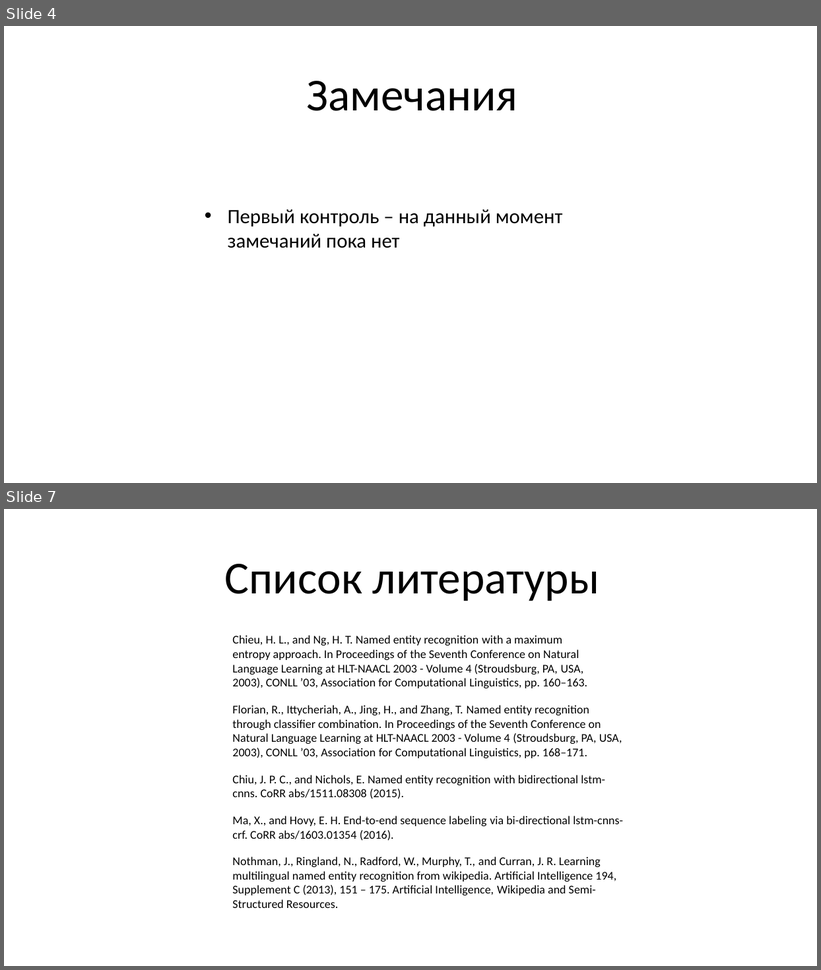
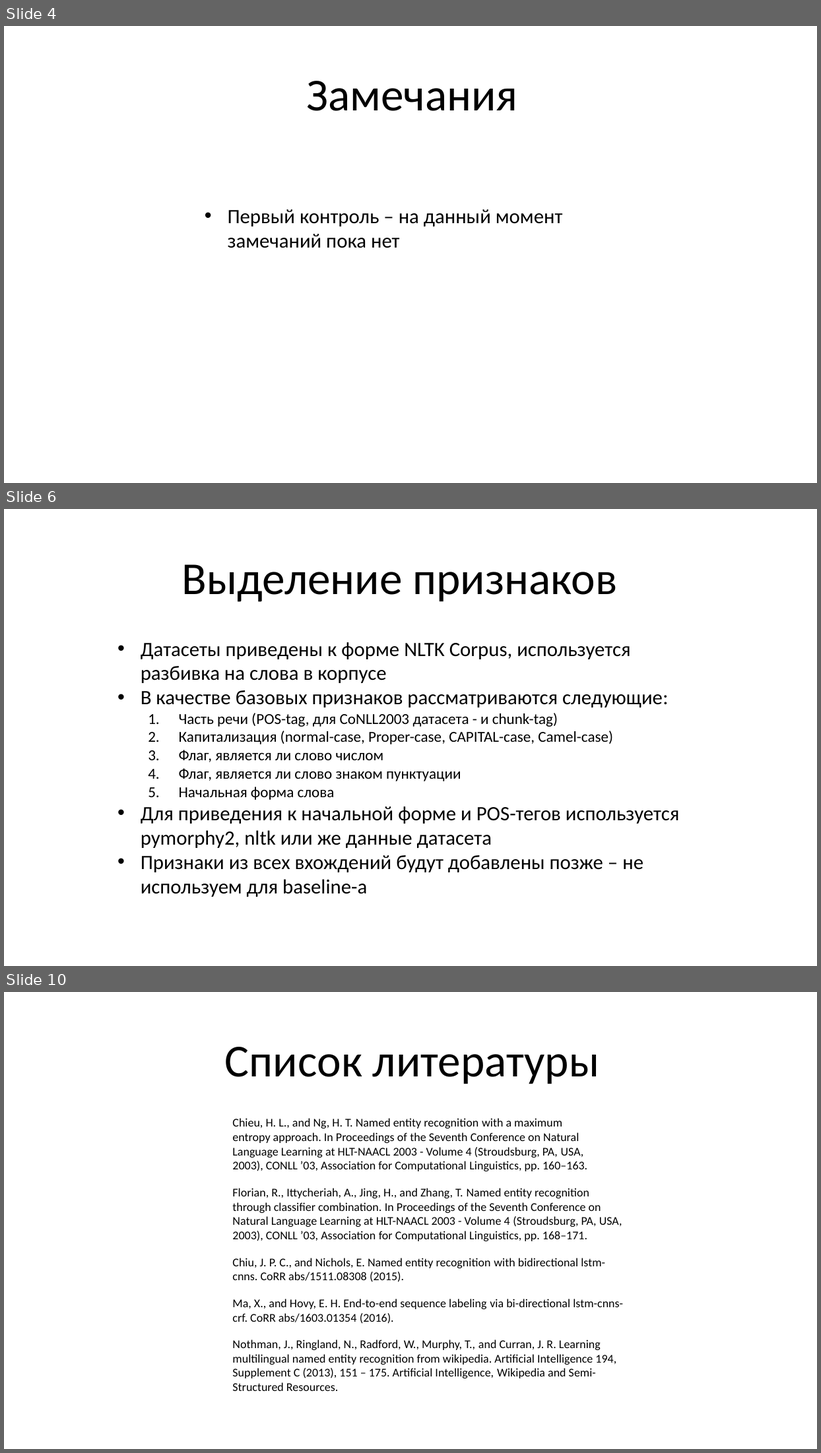
Before and after one commit to lazuka13/named_entity_recognition, a slide deck: control/First Control.pptx. Shown one above the other, each under a label of ours: slides 4 and 7 before the commit, slides 4, 6 and 10 after it; the slides between them are not shown. The pictures are 821x970 and 821x1453 pixels, drawn with LibreOffice and Linux fonts; fonts in the diff are those of the drawing. Boxes give left, top, right and bottom in pixels: in the first picture for what was removed or moved away, otherwise in the second. Text is boxed around its words. In the diff, an @@ line names an element or a change of style, - is before the commit and + after.

Commit message:
Added article text, some code changes, BSNLP baseline

```diff
--- a/control/First Control.pptx
+++ b/control/First Control.pptx
@@ slide 6 added at (x1=4, y1=509, x2=817, y2=966), background #FFFFFF @@
@@ text added at (x1=182, y1=564, x2=617, y2=602), 54 pt, text #000000 @@
+Выделение признаков
@@ text added at (x1=141, y1=642, x2=679, y2=897), 24 pt, text #000000 @@
+• Датасеты приведены к форме NLTK Corpus, используется разбивка на слова в корпусе
+• В качестве базовых признаков рассматриваются следующие:
+  1. Часть речи (POS-tag, для CoNLL2003 датасета - и chunk-tag)
+  2. Капитализация (normal-case, Proper-case, CAPITAL-case, Camel-case)
+  3. Флаг, является ли слово числом
+  4. Флаг, является ли слово знаком пунктуации
+  5. Начальная форма слова
+• Для приведения к начальной форме и POS-тегов используется pymorphy2, nltk или же данные датасета
+• Признаки из всех вхождений будут добавлены позже – не используем для baseline-а
@@ what was slide 7 is now slide 10 @@
```
Also in this commit, not shown: 3 slides changed, 2 other slides added, 15 other files.
